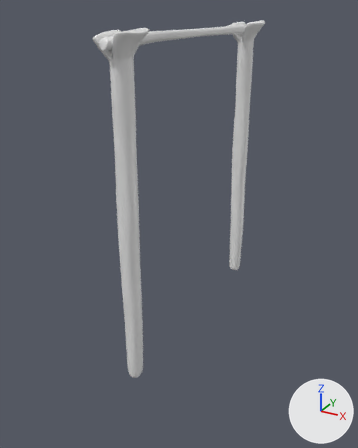
The FBX model city-sim 2.0/Assets/Models/Buildings/Drying Rack.fbx as it was, and as the next commit left it.
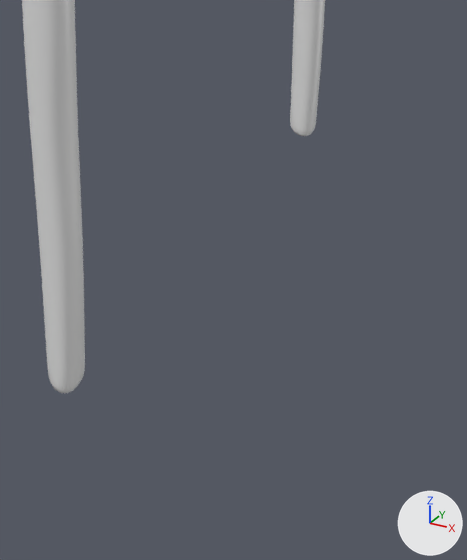
Each version is shown whole from a 50 mm camera at (4.53, -8.98, 6.31) aimed at (-0.25, -0.29, 1.97), then close up on the part from 30% to 85% of the width and 48% to 100% of the height. Arrows for +X, +Y and +Z are at lower right; the lights stay in place. Where no turn or scale is listed for an object, it has been applied to the vertices.

Before the edit, the objects in view are built like this:
```python
me_cylinder_003 = bpy.data.meshes.new('Cylinder.003')
me_cylinder_003.from_pydata(...)  # 16854 vertices, 16848 faces; spans x -0.43..0.43, y -2.88..2.81, z -0.36..6.02
me_cylinder_003.materials.append(mat_material_001)  # white #e7e7e7
ob_sticks = bpy.data.objects.new('Sticks', me_cylinder_003)
ob_sticks.location = (0.0, 0.0, 0.0)
```
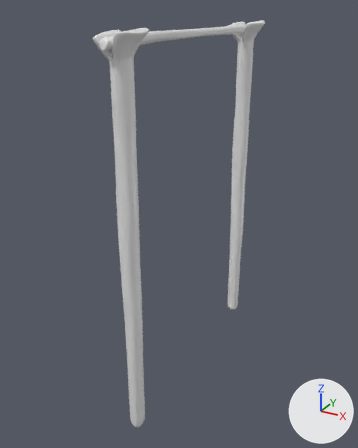
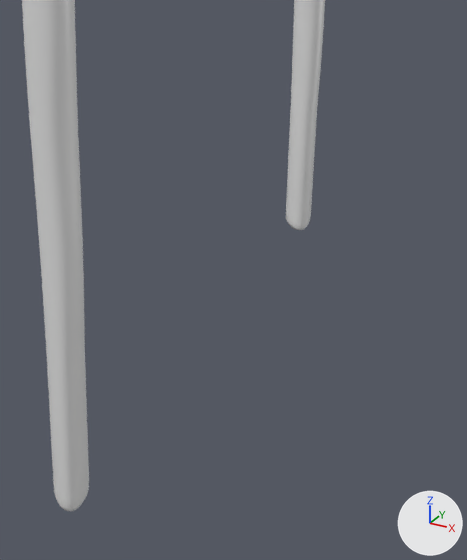
Pixel boxes (x1, y1, x2, y2) of what changed, in the close-ups (467 x 560 px; the box of a moved part takes in the faces that stretch with it):
'Sticks', reshaped: before (22, 0, 325, 393); after (22, 0, 325, 512)
part 1 of me_cylinder_003, moved or reshaped: before (290, 110, 317, 136); after (286, 110, 317, 230)
part 2 of me_cylinder_003, moved or reshaped: before (47, 351, 85, 393); after (46, 351, 89, 512)

The edits, one by one:
me_cylinder_003 has 16854 vertices, 16848 faces and spans x -0.43..0.43, y -2.88..2.81, z -0.36..6.02.
me_cylinder_003 is used by ob_sticks; location (0.0, 0.0, 0.0).
me_cylinder_003 part 1: all 577 vertices in x -0.16..0.14, y 2.29..2.65, z -0.36..-0.24 are moved by (0.0, 0.0, -1.28).
me_cylinder_003 part 2: all 577 vertices in x -0.16..0.15, y -2.71..-2.35, z -0.35..-0.16 are moved by (0.0, 0.0, -1.28).
